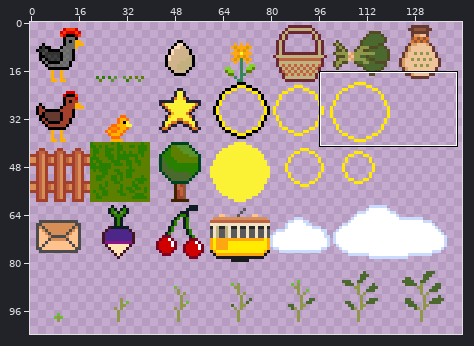
File history of a sprite sheet, graphics/images.png. The picture above shows the old version from afar; the outline marks the close-up.
Close-up. Before:
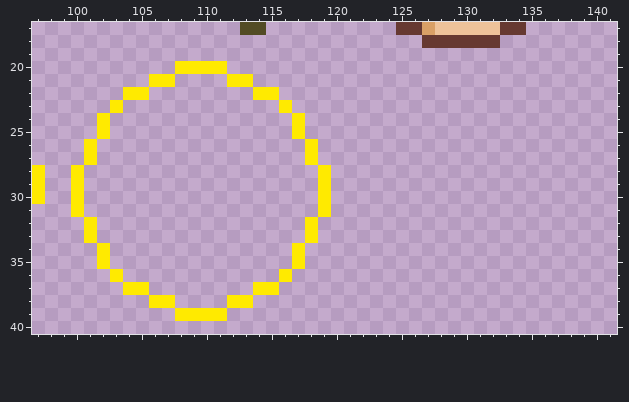
The file is 256x256 pixels. Pixels under 10% opacity are left out. Colours within 5 levels of each other are drawn and written as one. Shown: x 97..141, y 17..40. The wide view leaves out empty margins.
After:
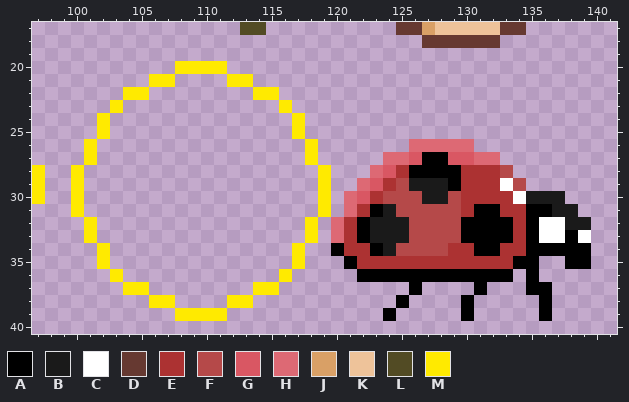
Palette (. is transparent): A #000000  B #1a1a1a  C #ffffff  D #663931  E #ac3232  F #b54949  G #d95763  H #dd6974  J #d9a066  K #eec39a  L #524b24  M #ffea00
Change:
{"y":26,"x":126,"old":".....","new":"HHHHH"}
{"y":27,"x":124,"old":".........","new":"HHGAAGGHH"}
{"y":28,"x":123,"old":"...........","new":"HGEAAAAEEEF"}
{"y":29,"x":122,"old":".............","new":"HGEFBBBAEEECF"}
{"y":30,"x":121,"old":".................","new":"HGEFFFBBFEEEECBBB"}
{"y":31,"x":121,"old":"..................","new":"HEABFFFFFEAAEEAABB"}
{"y":32,"x":120,"old":"....................","new":"HEABBBFFFFAAAAEACCBB"}
{"y":33,"x":120,"old":"....................","new":"HEABBBFFFFAAAAEACCAC"}
{"y":34,"x":120,"old":"....................","new":"AEEABFFFFEEAAEEAAAAA"}
{"y":35,"x":121,"old":"...............","new":"AEEEEEEEEEEEEAA"}
{"y":35,"x":138,"old":"..","new":"AA"}
{"y":36,"x":122,"old":"............","new":"AAAAAAAAAAAA"}
{"y":36,"x":135,"old":".","new":"A"}
{"y":37,"x":126,"old":".","new":"A"}
{"y":37,"x":131,"old":".","new":"A"}
{"y":37,"x":135,"old":"..","new":"AA"}
{"y":38,"x":125,"old":".","new":"A"}
{"y":38,"x":130,"old":".","new":"A"}
{"y":38,"x":136,"old":".","new":"A"}
{"y":39,"x":124,"old":".","new":"A"}
{"y":39,"x":130,"old":".","new":"A"}
{"y":39,"x":136,"old":".","new":"A"}
{"label":"added","picture_box":[331,139,591,321]}
